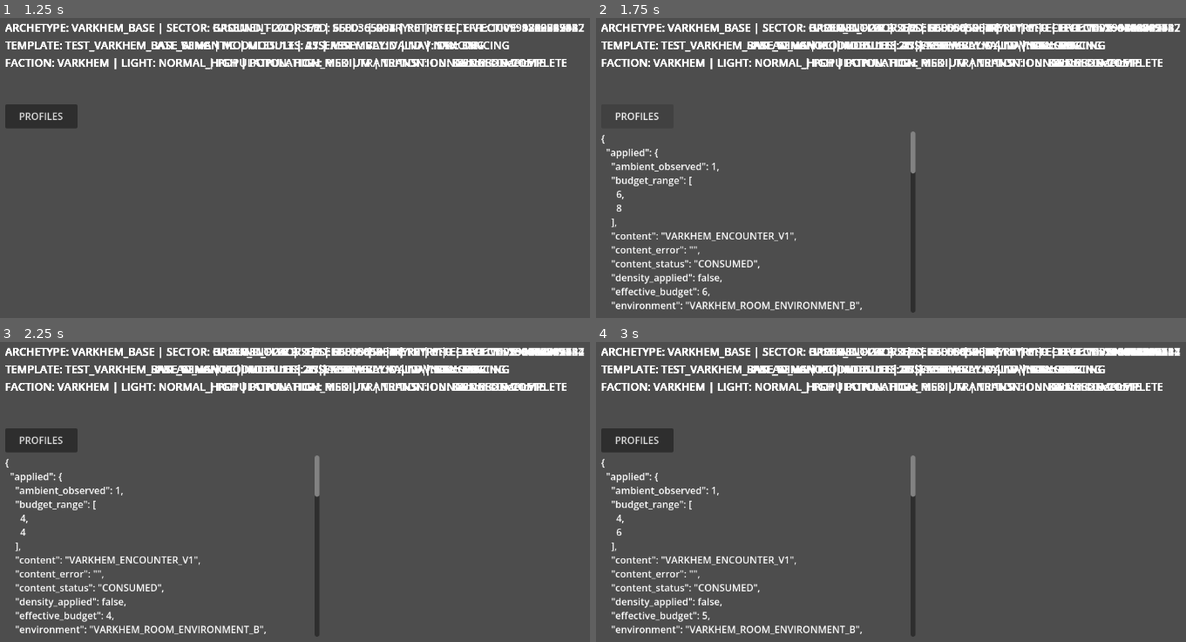
Above: before the commit, frames 1-4 (two rows, left to right).
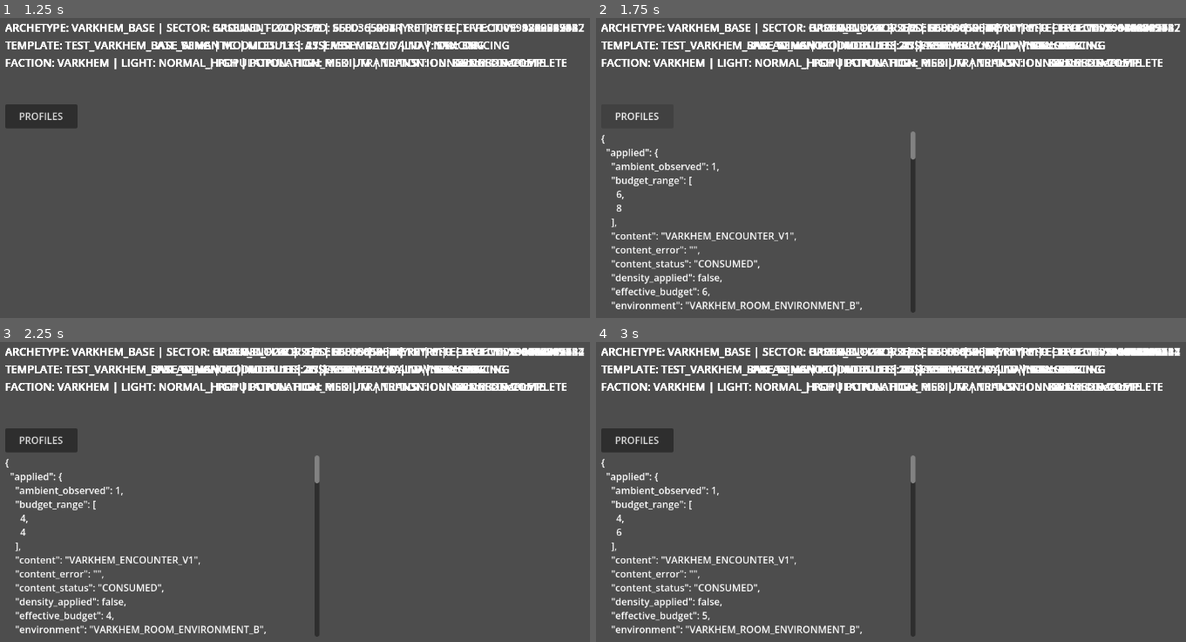
Above: after the commit, the same moments.

Repository: ChrisSs87/RogueSpace
Game: Godot game, scene res://scenes/tests/core_p2cb_hub_cover_validation.tscn
The game is run twice, just before and just after one commit, with the same random seed, the same clock (stepped at 60 frames per second) and the same inputs. This scene is started directly instead of the project's main scene.
Inputs (mouse positions are in pixels of both pictures, inside the frame that each line leads up to):
- Up to frame 1 (1.25 s): move the mouse to (377, 201) at 0.52 s; hold W (move_forward) from 0.53 s (still down); hold 1 (play_card_1) from 0.53 s (still down)
- Up to frame 2 (1.75 s): release W (move_forward) at 1.25 s; release 1 (play_card_1) at 1.25 s; click "PROFILES" at 1.25 s
- Up to frame 3 (2.25 s): move the mouse to (306, 528) at 2.02 s; hold W (move_forward) from 2.03 s (still down); tap 2 (play_card_2) at 2.1 s
- Up to frame 4 (3 s): keep holding W (move_forward); move the mouse to (955, 519) at 2.77 s; hold 3 (play_card_3) from 2.78 s (still down)

Frame 1 is identical in both runs. In frame 2, less than 0.1% of the frame differs, in the area x 53-55%, y 46-52%; in frame 3, less than 0.1%; in frame 4, less than 0.1%.

Commit message:
Recover P2-C-C tactical room covers and validation

Diff:
--- a/resources/run/RoomEnvironmentProfileResource.gd
+++ b/resources/run/RoomEnvironmentProfileResource.gd
@@ -16,6 +16,12 @@
 @export var cover_size_medium := Vector3(1.8, 1.1, 0.9)
 @export var corner_fraction := 0.32
 
+## Opt-in replacement positions, not additional furniture. Dictionaries use
+## semantic/id/position_fraction (local XZ divided by the real footprint).
+## Empty preserves legacy positions. Existing room budget/category RNG survives.
+## Optional category/index select an existing furniture slot, not extra props.
+@export var room_cover_candidates: Array[Dictionary] = []
+
 ## Opt-in distribution props. Each dictionary declares id, semantic, role and
 ## position_fraction (local XZ / actual footprint). Empty is legacy-inert.
 ## These candidates reuse MEDIUM variants and all existing physical reserves.
--- a/resources/run/VarkhemRoomEnvironment.tres
+++ b/resources/run/VarkhemRoomEnvironment.tres
@@ -65,6 +65,19 @@
 cover_size_high = Vector3(1.6, 2, 1.2)
 cover_size_medium = Vector3(1.8, 1.1, 0.9)
 corner_fraction = 0.32
+room_cover_candidates = Array[Dictionary]([{
+"id": "barracks_inner_north", "semantic": &"BARRACKS", "category": 1, "index": 0, "position_fraction": Vector2(0.2, -0.245)
+}, {
+"id": "barracks_inner_south", "semantic": &"BARRACKS", "category": 1, "index": 1, "position_fraction": Vector2(0.2, 0.245)
+}, {
+"id": "armory_inner_north", "semantic": &"ARMORY", "category": 1, "index": 0, "position_fraction": Vector2(0.275, -0.245)
+}, {
+"id": "armory_inner_south", "semantic": &"ARMORY", "category": 1, "index": 1, "position_fraction": Vector2(0.275, 0.245)
+}, {
+"id": "food_inner_north", "semantic": &"FOOD_STORAGE", "category": 1, "index": 0, "position_fraction": Vector2(0.275, -0.30625)
+}, {
+"id": "food_inner_south", "semantic": &"FOOD_STORAGE", "category": 1, "index": 1, "position_fraction": Vector2(0.275, 0.30625)
+}])
 distribution_cover_probability = 0.65
 max_covers_per_distribution = 1
 distribution_cover_candidates = Array[Dictionary]([{
--- /dev/null
+++ b/scenes/tests/core_p2cc_room_cover_validation.tscn
@@ -0,0 +1,4 @@
+[gd_scene load_steps=2 format=3]
+[ext_resource type="Script" path="res://scripts/tests/core_p2cc_room_cover_validation.gd" id="1"]
+[node name="P2CCRoomCoverValidation" type="Node3D"]
+script = ExtResource("1")
--- /dev/null
+++ b/scripts/tests/core_p2cc_room_cover_validation.gd
@@ -0,0 +1,201 @@
+extends "res://scripts/tests/core_p2cb_hub_cover_validation.gd"
+
+var legacy_configured := false
+var room_metrics := {}
+
+class IsolatedStage extends "res://scripts/world/Stage6GProceduralPrototype.gd":
+	func _ready() -> void: pass
+
+func _ready() -> void:
+	if OS.get_cmdline_user_args().has("--food-fixture"):
+		await _food_fixture()
+		return
+	if OS.get_cmdline_user_args().has("--find-food"):
+		for seed in range(65007,65101):
+			var run := DungeonArchetypeDirector.new().create_sector_run(ARCHETYPE,seed)
+			for sector in run.sector_plans.size():
+				for location in run.sector_plans[sector].semantic_locations:
+					if location.definition.semantic_id == &"FOOD_STORAGE":
+						print("P2CC_FOOD_SEED="+JSON.stringify({"seed":seed,"sector":sector}))
+						get_tree().quit(0)
+						return
+		print("P2CC_FOOD_SEED=NOT_FOUND")
+		get_tree().quit(1)
+		return
+	if OS.get_cmdline_user_args().has("--configuration"):
+		var profile: RoomEnvironmentProfileResource = load("res://resources/run/VarkhemRoomEnvironment.tres")
+		var valid: bool = profile.room_cover_candidates.size() == 6 and profile.duplicate(true).room_cover_candidates.size() == 6 and RoomEnvironmentProfileResource.new().room_cover_candidates.is_empty()
+		print("P2CC_CONFIG="+JSON.stringify({"valid":valid,"candidates":profile.room_cover_candidates,"script":profile.get_script().resource_path}))
+		get_tree().quit(0 if valid else 1)
+		return
+	await super._ready()
+
+## Existing, optional catalogue room absent from the reference nine sectors.
+## Real module factory, definition/slots, floor/walls, cover factory and B+C bake;
+## this is an isolated module test, not a claimed procedural FOOD occurrence.
+func _food_fixture() -> void:
+	var food: SemanticLocationResource
+	for sector in ARCHETYPE.sectors:
+		for location in sector.semantic_locations:
+			if location.semantic_id == &"FOOD_STORAGE": food = location
+	if food == null:
+		print("P2CC_FOOD_FIXTURE="+JSON.stringify({"valid":false,"reason":"missing real semantic resource"}))
+		get_tree().quit(1)
+		return
+	var definition: ModuleDefinitionResource = food.physical_module_variants[0]
+	var stage := IsolatedStage.new()
+	add_child(stage)
+	var modules := Node3D.new()
+	stage.add_child(modules)
+	var module: Node3D = stage._make_module(&"FOOD_FIXTURE",&"ROOM",definition)
+	modules.add_child(module)
+	var plan := DungeonPlan.new()
+	plan.module_types[&"FOOD_FIXTURE"] = &"ROOM"
+	plan.module_definitions[&"FOOD_FIXTURE"] = definition
+	plan.links[&"FOOD_FIXTURE"] = []
+	var semantic := DungeonSemanticLocation.new()
+	semantic.definition = food
+	semantic.node_id = &"FOOD_FIXTURE"
+	plan.semantic_locations.append(semantic)
+	var profile: RoomEnvironmentProfileResource = ARCHETYPE.room_environment_profile
+	var report := BUILDER.build(plan,modules,profile,65001)
+	await stage._bake(modules)
+	var valid: bool = await stage._await_navigation_ready()
+	var player: CharacterBody3D = PLAYER.instantiate()
+	add_child(player)
+	player.set_physics_process(false)
+	player.position = Vector3(100,1,100)
+	var pockets: Array = []
+	for cover in module.get_children():
+		if not cover is LogicalCover: continue
+		var access := BUILDER.room_access_positions(module,cover,stage.nav_region.get_navigation_map(),player.get_node("CollisionShape3D").shape)
+		valid = valid and access.any(func(p): return p.accessible)
+		var floor_point: Vector3 = cover.global_position
+		floor_point.y = module.global_position.y
+		var projected := NavigationServer3D.map_get_closest_point(stage.nav_region.get_navigation_map(),floor_point)
+		valid = valid and Vector2(projected.x-floor_point.x,projected.z-floor_point.z).length() >= 0.45
+		pockets.append({"category":cover.category,"positions":access})
+	valid = valid and definition.footprint_size == Vector2(10,8) and report.covers.size() == 2 and report.rooms[0].interior == 1 and report.rooms[0].lateral == 1
+	print("P2CC_FOOD_FIXTURE="+JSON.stringify({"valid":valid,"module":definition.stable_id,"footprint":definition.footprint_size,"report":report,"pockets":pockets,"dynamic":"INCOMPLETE"}))
+	get_tree().quit(0 if valid else 1)
+
+func _test_archetype() -> DungeonArchetypeResource:
+	var resource := super._test_archetype()
+	if OS.get_cmdline_user_args().has("--legacy") and not legacy_configured:
+		comparison = resource.duplicate(true)
+		comparison.room_environment_profile.room_cover_candidates = []
+		legacy_configured = true
+	return comparison
+
+func _additional_physical_errors(dungeon: Node3D) -> Array:
+	var errors := super._additional_physical_errors(dungeon)
+	var profile: RoomEnvironmentProfileResource = dungeon.active_archetype.room_environment_profile
+	if not OS.get_cmdline_user_args().has("--legacy") and profile.room_cover_candidates.size() != 6: errors.append("room candidate configuration not consumed")
+	var modules: Node3D = dungeon.get_node("AssembledModules")
+	var map: RID = dungeon.nav_region.get_navigation_map()
+	room_metrics = {"rooms":dungeon.current_room_environment_report.get("rooms",[]).size(),"rooms_with_cover":0,"objects":0,"interior":0,"lateral":0,"accessible_positions":0,"los_positions":0,"nav_errors":0,"rooms_audit":[],"dynamic_tactics":"INCOMPLETE"}
+	var visited := {}
+	for row in dungeon.current_room_environment_report.covers:
+		if row.semantic == &"CENTRAL_HUB": continue
+		if row.semantic not in [&"BARRACKS",&"ARMORY",&"FOOD_STORAGE"]: errors.append("unsupported room furnished")
+		var module: Node3D = modules.get_node(NodePath(String(row.node)))
+		var definition: ModuleDefinitionResource = dungeon.current_plan.module_definitions[row.node]
+		var cover: LogicalCover = null
+		for child in module.get_children():
+			if child is LogicalCover and child.position == row.position: cover = child
+		if cover == null:
+			errors.append("missing actual room cover")
+			continue
+		visited[row.node] = true
+		room_metrics.objects += 1
+		room_metrics["interior" if row.placement == "INTERIOR" else "lateral"] += 1
+		var bounds := AABB(row.position-row.size*0.5,row.size)
+		if not BUILDER._distribution_rejection(definition,definition.footprint_size,bounds,profile).is_empty(): errors.append("accepted unsafe room candidate")
+		for other in module.get_children():
+			if other is LogicalCover and other != cover:
+				var other_size: Vector3 = other.get_child(0).shape.size
+				if bounds.grow(0.55).intersects(AABB(other.position-other_size*0.5,other_size)): errors.append("room prop reserve overlap")
+		# Same static walk and LOS sampling for baseline and candidate builds.
+		var player: CharacterBody3D = PLAYER.instantiate()
+		add_child(player)
+		player.set_physics_process(false)
+		var pockets := BUILDER.room_access_positions(module,cover,map,player.get_node("CollisionShape3D").shape)
+		var los_positions := 0
+		var accessible := 0
+		var observations: Array = []
+		for pocket in pockets:
+			if not pocket.accessible: continue
+			accessible += 1
+			player.movement_state = player.MovementState.WALK
+			player._update_posture(1.0)
+			player.global_position = pocket.world+Vector3.UP*0.86
+			var samples := _sample_routes(dungeon,cover,player)
+			if samples.blocked_samples > 0: los_positions += 1
+			observations.append({"position":pocket.world,"route_samples":samples})
+		player.free()
+		if accessible == 0:
+			room_metrics.nav_errors += 1
+			errors.append("room cover has no accessible pocket")
+		room_metrics.accessible_positions += accessible
+		room_metrics.los_positions += los_positions
+		room_metrics.rooms_audit.append({"node":row.node,"semantic":row.semantic,"placement":row.placement,"position":row.position,"category":row.category,"pockets":pockets,"los_posture":observations,"dynamic_tactics":"INCOMPLETE"})
+		# Invalid declared positions must fail and preserve fallback, never force.
+		var invalid: RoomEnvironmentProfileResource = profile.duplicate(true)
+		invalid.room_cover_candidates = [{"id":"axis_probe","semantic":row.semantic,"position_fraction":Vector2.ZERO}]
+		var location: DungeonSemanticLocation
+		for semantic in dungeon.current_plan.semantic_locations:
+			if semantic.node_id == row.node: location = semantic
+		var occupied: Array[AABB] = []
+		var audit := {"examined":[]}
+		if not BUILDER._room_candidate(definition,definition.footprint_size,row.size,invalid,dungeon.seed,location,0,occupied,audit).is_empty(): errors.append("invalid interior candidate forced")
+		if audit.examined.is_empty() or audit.examined[0].reason != "reserved circulation/access cross": errors.append("missing explicit axis rejection")
+	room_metrics.rooms_with_cover = visited.size()
+	print("P2CC_ROOMS="+JSON.stringify({"seed":dungeon.seed,"sector":dungeon.current_sector_index,"legacy":OS.get_cmdline_user_args().has("--legacy"),"metrics":room_metrics,"errors":errors}))
+	return errors
+
+## Multiple endpoints/midpoints on both patrol directions, not one instantaneous
+## guard pose. This proves static interposition opportunities, not timed evasion.
+func _sample_routes(dungeon: Node3D, cover: LogicalCover, player: CharacterBody3D) -> Dictionary:
+	var result := {"samples":0,"blocked_samples":0,"in_fov_blocked":0,"guards":[],"scope":"MULTI_ROUTE_STATIC_LOS","dynamic":"INCOMPLETE"}
+	for guard: Enemy in dungeon.get_node("RuntimeContent").get_children():
+		var points: Array = guard.get_meta("patrol_world_points",[])
+		if points.size() < 2: continue
+		var blocked := 0
+		var eye_offset := guard.get_vision_origin()-guard.global_position
+		for index in points.size():
+			var from: Vector3 = points[index]
+			var to: Vector3 = points[(index+1)%points.size()]
+			for fraction in [0.0,0.5,1.0]:
+				var origin := from.lerp(to,fraction)+eye_offset
+				var toward := player.global_position-origin
+				toward.y = 0.0
+				if toward.length() > guard.get_debug_fov_range_m(): continue
+				player.movement_state = player.MovementState.WALK
+				player._update_posture(1.0)
+				var stand_target: Vector3 = player.get_node("Head").global_position
+				# Remove only logical props from the diagnostic baseline ray;
+				# walls remain. No collider or production mask is changed.
+				var excluded: Array[RID] = [guard.get_rid()]
+				for prop: LogicalCover in get_tree().get_nodes_in_group("logical_cover"): excluded.append(prop.get_rid())
+				var ray := PhysicsRayQueryParameters3D.create(origin,stand_target,1,excluded)
+				if not get_world_3d().direct_space_state.intersect_ray(ray).is_empty(): continue
+				result.samples += 1
+				var stand_los := guard._has_clear_vision_line(origin,stand_target,player)
+				player.movement_state = player.MovementState.STEALTH
+				player._update_posture(1.0)
+				var crouch_target: Vector3 = player.get_node("Head").global_position
+				var crouch_los := guard._has_clear_vision_line(origin,crouch_target,player)
+				var expected := not stand_los if cover.category == LogicalCover.Category.HIGH else stand_los and not crouch_los
+				if expected and cover.interposes(origin,crouch_target):
+					blocked += 1
+					result.blocked_samples += 1
+					var heading := to-from
+					heading.y = 0.0
+					if heading.angle_to(toward) <= deg_to_rad(guard.enemy_resource.vision_angle_deg*0.5): result.in_fov_blocked += 1
+		if blocked > 0: result.guards.append({"slot":guard.get_meta("content_slot_id"),"blocked_samples":blocked})
+	return result
+
+func _additional_physical_metrics(dungeon: Node3D) -> Dictionary:
+	var result := super._additional_physical_metrics(dungeon)
+	result["room_tactics"] = room_metrics.duplicate(true)
+	return result
--- a/scripts/world/RoomEnvironmentBuilder.gd
+++ b/scripts/world/RoomEnvironmentBuilder.gd
@@ -34,6 +34,9 @@
 		_build_distribution_covers(plan,module,profile,seed,location,report)
 		var family: String = profile.cover_family_by_semantic.get(String(id),"")
 		if family.is_empty() or plan.module_types[location.node_id] not in [&"ROOM",&"SIDE_ROOM"] or not plan.links.get(location.node_id,[]).is_empty(): continue
+		var room_audit := {"node":location.node_id,"semantic":id,"budget":mini(profile.max_covers_per_room,2),"examined":[],"functional":0,"decorative":0,"interior":0,"lateral":0,"accessible_positions":[],"los_posture":"INCOMPLETE","dynamic_tactical":"INCOMPLETE"}
+		if not report.has("rooms"): report["rooms"] = []
+		var occupied: Array[AABB] = []
 		var first_high := rng.randi_range(0,1) == 0
 		for index in mini(profile.max_covers_per_room,2):
 			var high := first_high if index == 0 else not first_high
@@ -46,6 +49,11 @@
 			if variant != null: size = variant.size
 			# Positive X avoids the authored room guard route on negative X.
 			var center := Vector3(dimensions.x*profile.corner_fraction, size.y*0.5, dimensions.y*profile.corner_fraction*(-1 if index == 0 else 1))
+			var chosen := _room_candidate(plan.module_definitions[location.node_id],dimensions,size,profile,seed,location,index,occupied,room_audit,category)
+			var placement := "LATERAL"
+			if chosen.has("position"):
+				center = chosen.position
+				placement = "INTERIOR"
 			var bounds := AABB(center-size*0.5,size)
 			var safe := bounds.position.x >= profile.protected_axis_half_width_m and minf(absf(bounds.position.z),absf(bounds.end.z)) >= profile.protected_axis_half_width_m
 			safe = safe and bounds.end.x <= dimensions.x*0.5-profile.wall_margin_m and maxf(absf(bounds.position.z),absf(bounds.end.z)) <= dimensions.y*0.5-profile.wall_margin_m
@@ -62,11 +70,86 @@
 						if reserved.intersects_segment(previous,next) != null: safe = false
 						previous = next
 					if reserved.intersects_segment(previous,point) != null: safe = false
+			for previous in occupied:
+				if previous.grow(0.55).intersects(bounds): safe = false
+			room_audit.examined.append({"id":"selected_%d" % index,"position":center,"placement":placement,"accepted":safe,"reason":"" if safe else "reserved circulation/patrol/prop or footprint"})
 			if not safe:
 				report.rejected.append({"node":location.node_id,"index":index,"reason":"reserved circulation/patrol or footprint"})
 				continue
-			report.covers.append(_instantiate_cover(module,location,center,size,category,family,variant,"Cover_%d" % index))
+			occupied.append(bounds)
+			var row := _instantiate_cover(module,location,center,size,category,family,variant,"Cover_%d" % index)
+			row["placement"] = placement
+			report.covers.append(row)
+			room_audit["interior" if placement == "INTERIOR" else "lateral"] += 1
+			room_audit["decorative" if category == LogicalCover.Category.LOW else "functional"] += 1
+		report.rooms.append(room_audit)
 	return report
+
+
+## Bounded contextual alternatives. Reuse the same cross, spawn, patrol and
+## wall reserves as hubs; never consumes population or legacy category RNG.
+static func _room_candidate(definition: ModuleDefinitionResource, dimensions: Vector2, size: Vector3, profile: RoomEnvironmentProfileResource, seed: int, location: DungeonSemanticLocation, index: int, occupied: Array[AABB], audit: Dictionary, category: int = -1) -> Dictionary:
+	var candidates: Array[Dictionary] = []
+	for candidate in profile.room_cover_candidates:
+		if candidate.get("semantic") != location.definition.semantic_id: continue
+		if candidate.has("category") and category >= 0 and int(candidate.category) != category: continue
+		if candidate.has("index") and int(candidate.index) != index: continue
+		candidates.append(candidate)
+	if candidates.is_empty(): return {}
+	var rng := RandomNumberGenerator.new()
+	rng.seed = String("%s/%s/%s/room/%s" % [seed,profile.stable_id,location.node_id,index]).hash()
+	var offset := rng.randi_range(0,candidates.size()-1)
+	for step in candidates.size():
+		var candidate := candidates[(offset+step)%candidates.size()]
+		var fraction: Vector2 = candidate.get("position_fraction",Vector2.ZERO)
+		var center := Vector3(fraction.x*dimensions.x,size.y*0.5,fraction.y*dimensions.y)
+		var bounds := AABB(center-size*0.5,size)
+		var reason := _distribution_rejection(definition,dimensions,bounds,profile)
+		for previous in occupied:
+			if previous.grow(0.55).intersects(bounds): reason = "another accepted cover reserve"
+		audit.examined.append({"id":candidate.get("id",""),"position":center,"placement":"INTERIOR","accepted":reason.is_empty(),"reason":reason})
+		if reason.is_empty(): return {"position":center}
+	return {}
+
+
+## Read-only diagnostic after the existing bake, never placement/AI lookahead.
+## Four bounded pockets around a prop, checked with the real Player capsule
+## and swept NavMesh paths from/to the reserved room center. Static geometry
+## only: moving guard occupancy and temporal evasion remain INCOMPLETE.
+static func room_access_positions(module: Node3D, cover: LogicalCover, map: RID, capsule: CapsuleShape3D) -> Array:
+	var result: Array = []
+	if not map.is_valid() or NavigationServer3D.map_get_iteration_id(map) == 0 or capsule == null: return result
+	var shape := cover.get_child(0) as CollisionShape3D
+	if shape == null or not shape.shape is BoxShape3D: return result
+	var size: Vector3 = shape.shape.size
+	var offsets := [Vector3(size.x*0.5+0.55,0,0),Vector3(-size.x*0.5-0.55,0,0),Vector3(0,0,size.z*0.5+0.55),Vector3(0,0,-size.z*0.5-0.55)]
+	var dimensions: Vector2 = module.get_meta("footprint_size")
+	var start := NavigationServer3D.map_get_closest_point(map,module.global_position)
+	var space := module.get_world_3d().direct_space_state
+	for offset in offsets:
+		var local: Vector3 = cover.position+offset
+		local.y = 0.0
+		var world := module.to_global(local)
+		var projected := NavigationServer3D.map_get_closest_point(map,world)
+		var reason := ""
+		if absf(local.x)+capsule.radius > dimensions.x*0.5 or absf(local.z)+capsule.radius > dimensions.y*0.5: reason = "pocket outside footprint"
+		if Vector2(world.x-projected.x,world.z-projected.z).length() > 0.12: reason = "pocket outside navigation"
+		var path := NavigationServer3D.map_get_path(map,start,projected,true)
+		var reverse := NavigationServer3D.map_get_path(map,projected,start,true)
+		if path.size() < 2 or reverse.size() < 2: reason = "no bidirectional route"
+		var query := PhysicsShapeQueryParameters3D.new()
+		query.shape = capsule
+		query.collision_mask = 1
+		query.margin = 0.0
+		for route in [path,reverse]:
+			for index in range(route.size()-1):
+				var from: Vector3 = route[index]+Vector3.UP*(capsule.height*0.5+0.04)
+				var to: Vector3 = route[index+1]+Vector3.UP*(capsule.height*0.5+0.04)
+				query.transform = Transform3D(Basis.IDENTITY,from)
+				query.motion = to-from
+				if not space.intersect_shape(query).is_empty() or space.cast_motion(query)[0] < 1.0: reason = "capsule route blocked"
+		result.append({"local":local,"world":projected,"accessible":reason.is_empty(),"reason":reason,"scope":"STATIC_BIDIRECTIONAL_CAPSULE_PATH"})
+	return result
 
 ## Shared existing physical/visual contract, used by room and opt-in candidates.
 static func _instantiate_cover(module: Node3D, location: DungeonSemanticLocation, center: Vector3, size: Vector3, category: int, family: String, variant: RoomCoverVariantResource, node_name: String) -> Dictionary:
--- a/scripts/world/Stage6GProceduralPrototype.gd
+++ b/scripts/world/Stage6GProceduralPrototype.gd
@@ -1406,6 +1406,16 @@
 	# Expanded PROFILES diagnostics only; no permanent HUD text or AI mutation.
 	if current_room_environment_report.has("distribution"):
 		report.applied["distribution_covers"] = current_room_environment_report.distribution.duplicate(true)
+	if current_room_environment_report.has("rooms"):
+		report.applied["room_cover_candidates"] = current_room_environment_report.rooms.duplicate(true)
+		var diagnostic_player := get_node_or_null("Player")
+		var diagnostic_shape := diagnostic_player.get_node_or_null("CollisionShape3D") as CollisionShape3D if diagnostic_player != null else null
+		if diagnostic_shape != null and diagnostic_shape.shape is CapsuleShape3D and nav_ready:
+			for room in report.applied.room_cover_candidates:
+				var module := get_node("AssembledModules").get_node(NodePath(String(room.node))) as Node3D
+				for child in module.get_children():
+					if child is LogicalCover:
+						room.accessible_positions.append({"cover":String(child.name),"category":LogicalCover.Category.keys()[child.category],"positions":preload("res://scripts/world/RoomEnvironmentBuilder.gd").room_access_positions(module,child,nav_region.get_navigation_map(),diagnostic_shape.shape)})
 	if current_content_plan != null:
 		report.applied["planning_profile"] = String(current_content_plan.profile_id)
 		report.applied["content_status"] = "PLANNED_PENDING_RUNTIME" if current_content_plan.is_valid() else "PLAN_REJECTED"
Not shown, added: scripts/tests/core_p2cc_room_cover_validation.gd.uid
Not shown, added: docs/CORE_GAMEPLAY_P2CC_ROOM_COVERS.md
